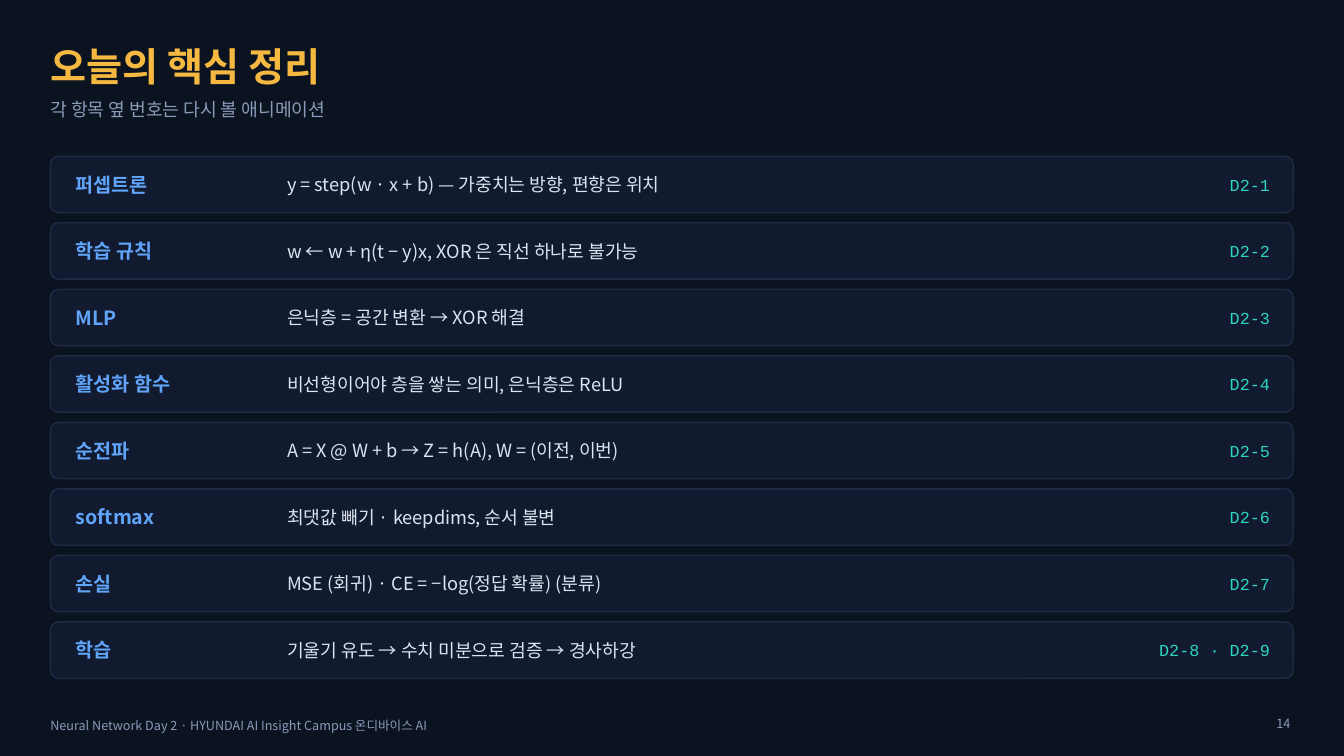
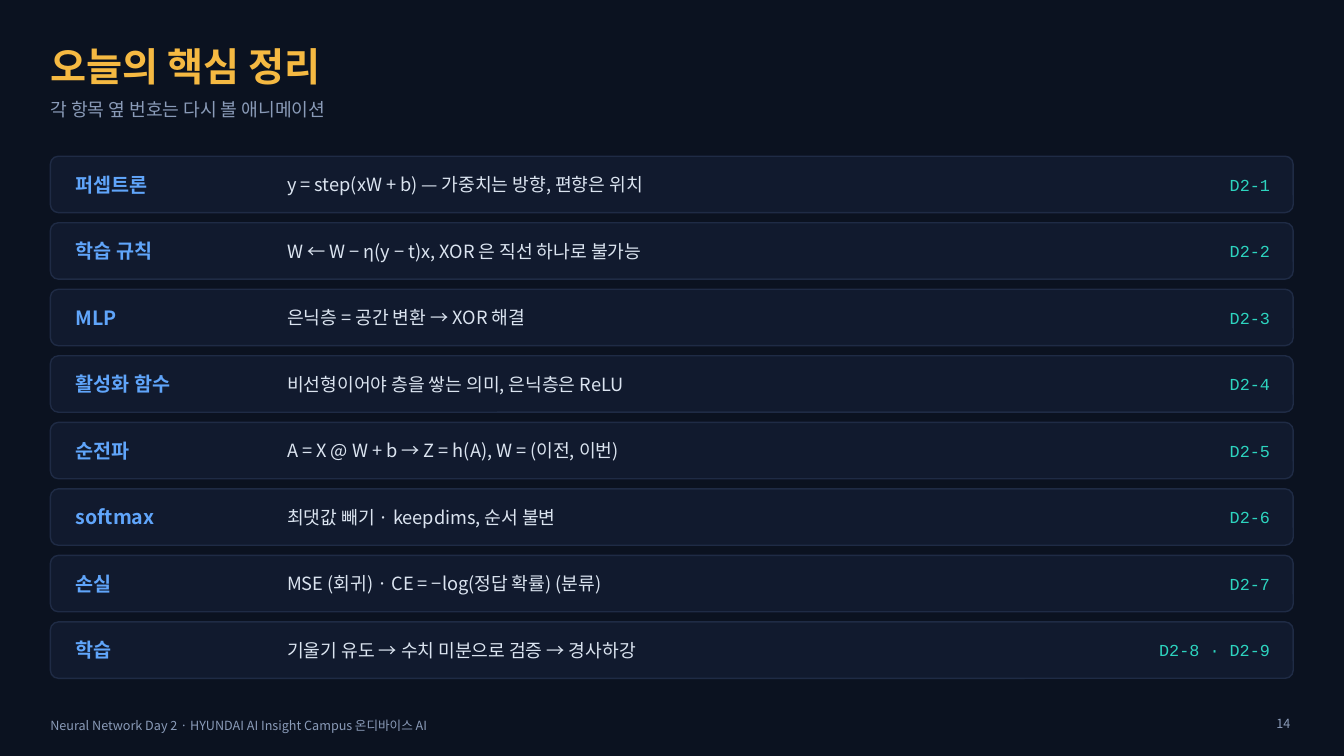
Before and after one commit to imguru-mooc/AI_CAMPUS, a slide deck: slide 14 of NN-day2/NN_Day2.pptx. Drawn at 1344x756 pixels with LibreOffice and Linux fonts; fonts in the diff are those of the drawing. Boxes give left, top, right and bottom in pixels: in the first picture for what was removed or moved away, otherwise in the second. Text is boxed around its words. In the diff, an @@ line names an element or a change of style, - is before the commit and + after.

```diff
--- a/NN-day2/NN_Day2.pptx
+++ b/NN-day2/NN_Day2.pptx
@@ text at [287, 176, 642, 195]: text changed @@
-y = step(w · x + b) — 가중치는 방향, 편향은 위치
+y = step(xW + b) — 가중치는 방향, 편향은 위치
@@ text at [287, 243, 641, 262]: text changed @@
-w ← w + η(t − y)x, XOR 은 직선 하나로 불가능
+W ← W − η(y − t)x, XOR 은 직선 하나로 불가능
```
Also in this commit, not shown: 6 other slides changed, 4 other files.
